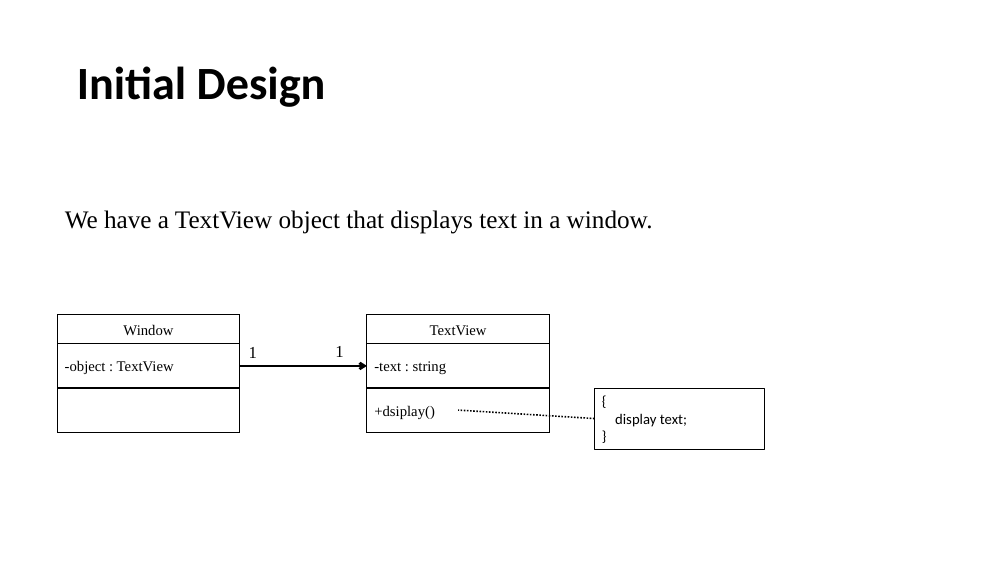
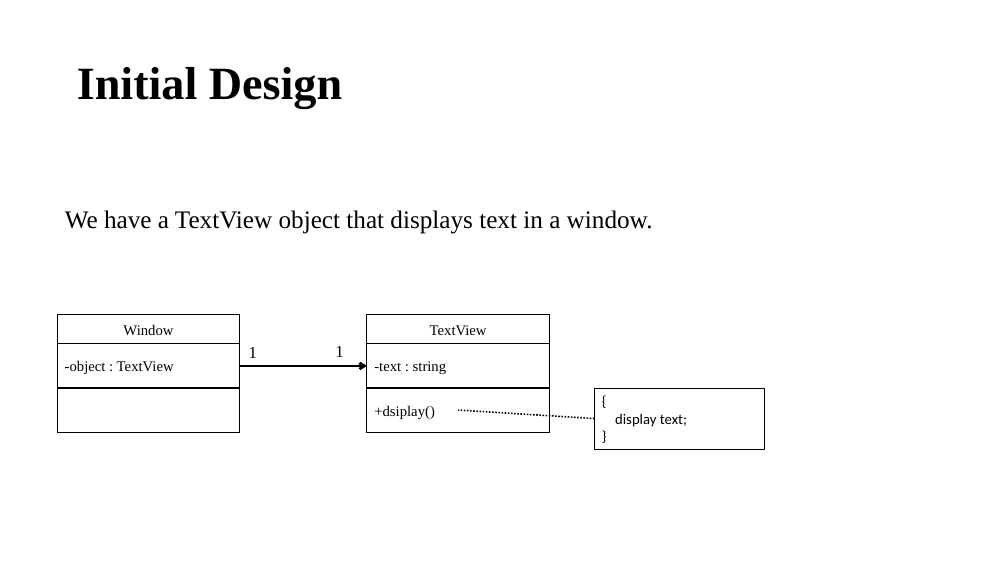
Before and after one commit to 2014-sed-team3/term-project, a slide deck: slide 3 of homework/hw9/9-1/SED-Hw9_1.pptx. Drawn at 1008x567 pixels with LibreOffice and Linux fonts; fonts in the diff are those of the drawing. Boxes give left, top, right and bottom in pixels: in the first picture for what was removed or moved away, otherwise in the second. Text is boxed around its words. In the diff, an @@ line names an element or a change of style, - is before the commit and + after.

```diff
--- a/homework/hw9/9-1/SED-Hw9_1.pptx
+++ b/homework/hw9/9-1/SED-Hw9_1.pptx
@@ text "Initial Design" at (77,67,342,109): font Calibri to Times New Roman @@
```
Also in this commit, not shown: 6 other slides changed.
